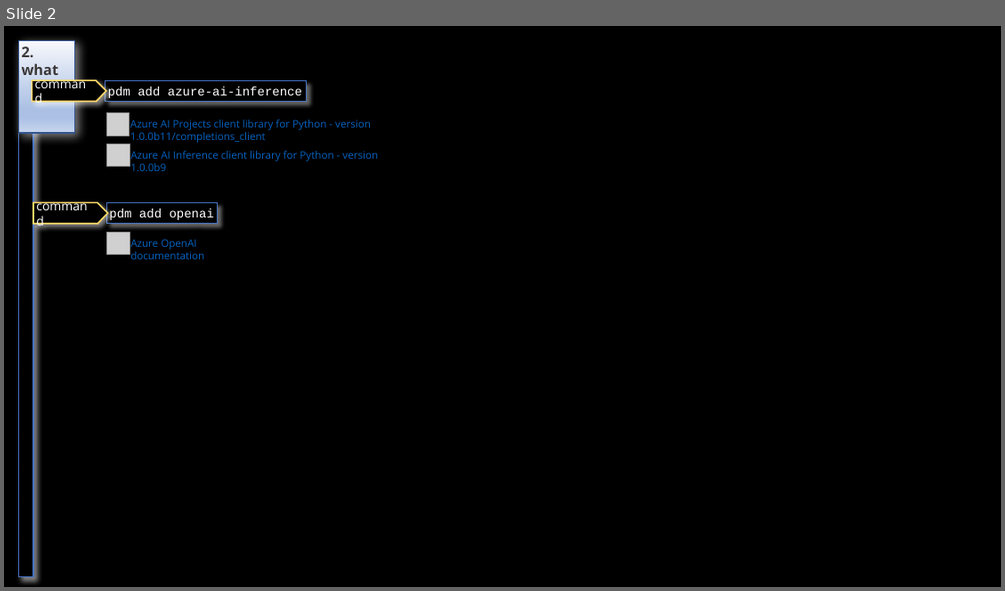
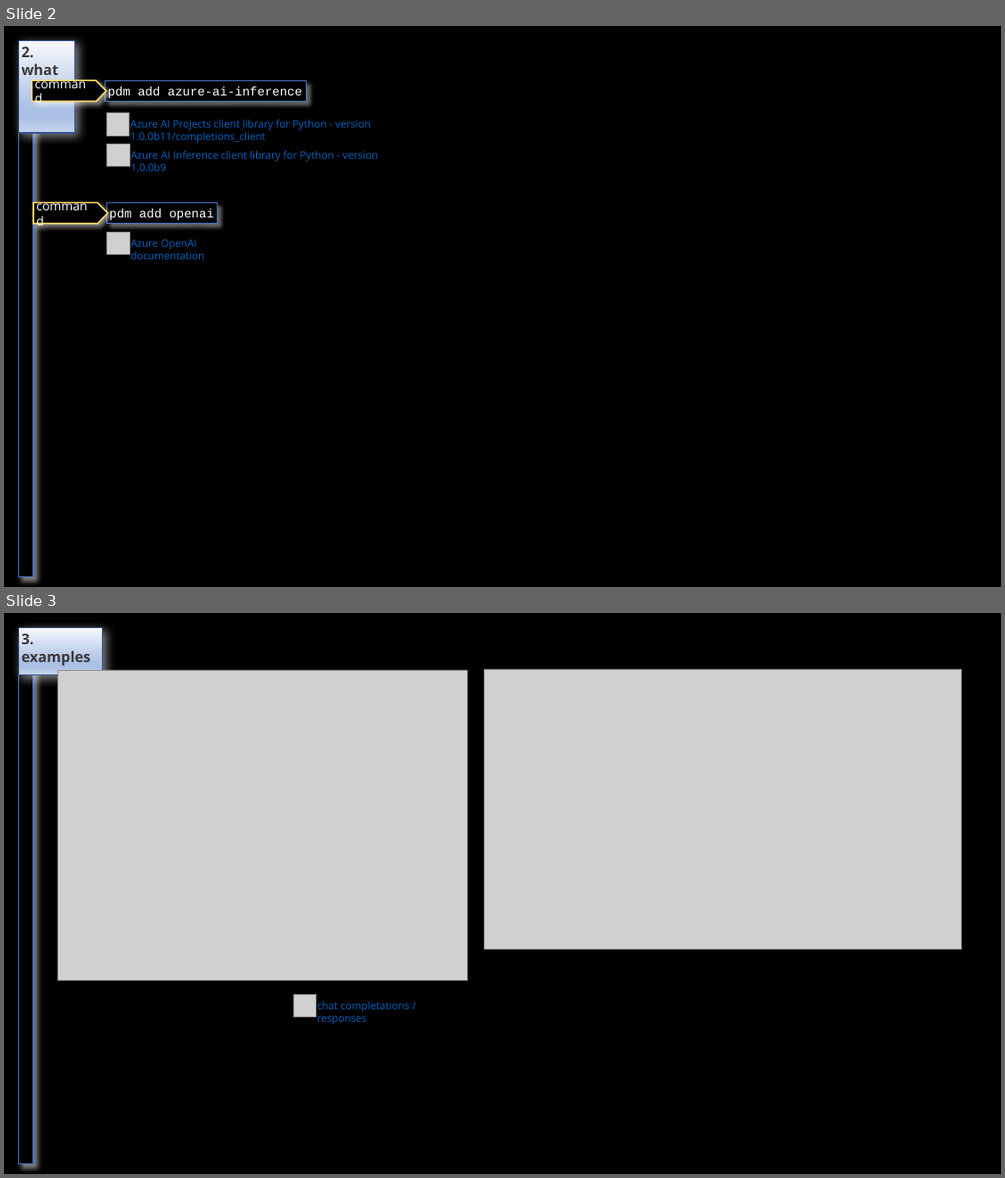
Before and after one commit to 1010836/portfolio, a slide deck: foundry/_reference/inference.odp. Shown one above the other, each under a label of ours: slide 2 before the commit, slides 2 and 3 after it. The pictures are 1005x591 and 1005x1178 pixels, drawn with LibreOffice and Linux fonts; fonts in the diff are those of the drawing; grey boxes stand for pictures. Boxes give left, top, right and bottom in pixels: in the first picture for what was removed or moved away, otherwise in the second. Text is boxed around its words. In the diff, an @@ line names an element or a change of style, - is before the commit and + after.

```diff
--- a/foundry/_reference/inference.odp
+++ b/foundry/_reference/inference.odp
@@ slide 3 added at box(4, 613, 1001, 1174), background #000000 @@
@@ title added at box(19, 628, 103, 653), fill gradient #F6F8FC to #ABC0E4 to #C7D5ED, outline #325490 1.42 pt, 14 pt, text #3B3838, bold @@
+3. examples
@@ rectangle added at box(19, 663, 34, 1163), fill #000000, outline #4472C4 1.42 pt @@
@@ picture added at box(57, 670, 467, 980) @@
@@ picture added at box(485, 669, 962, 949) @@
@@ picture added at box(293, 995, 316, 1017) @@
@@ text added at box(317, 1001, 409, 1024), 10 pt, text #0563C1 @@
+chat completations / responses
```
Also in this commit, not shown: 17 other files.
